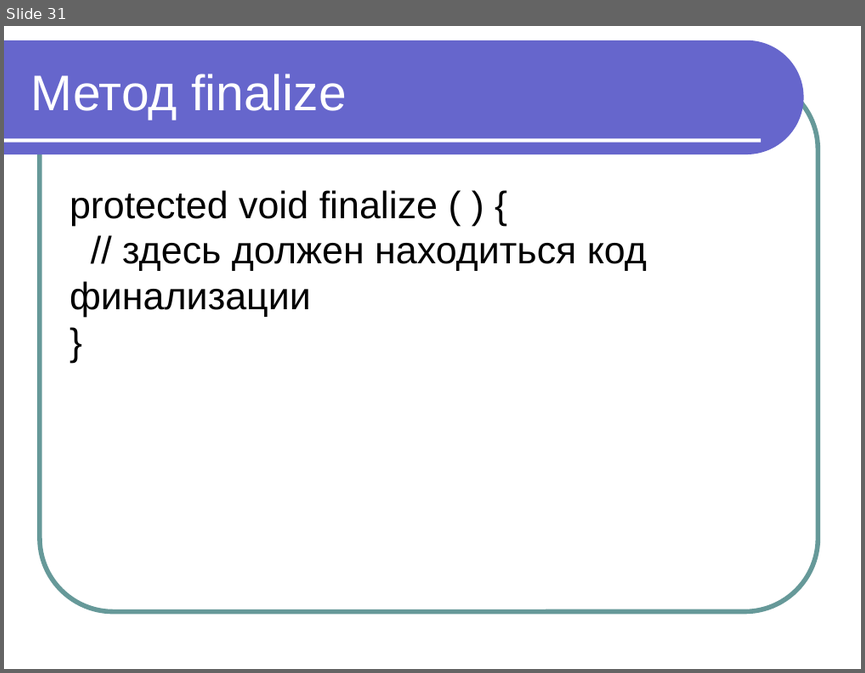
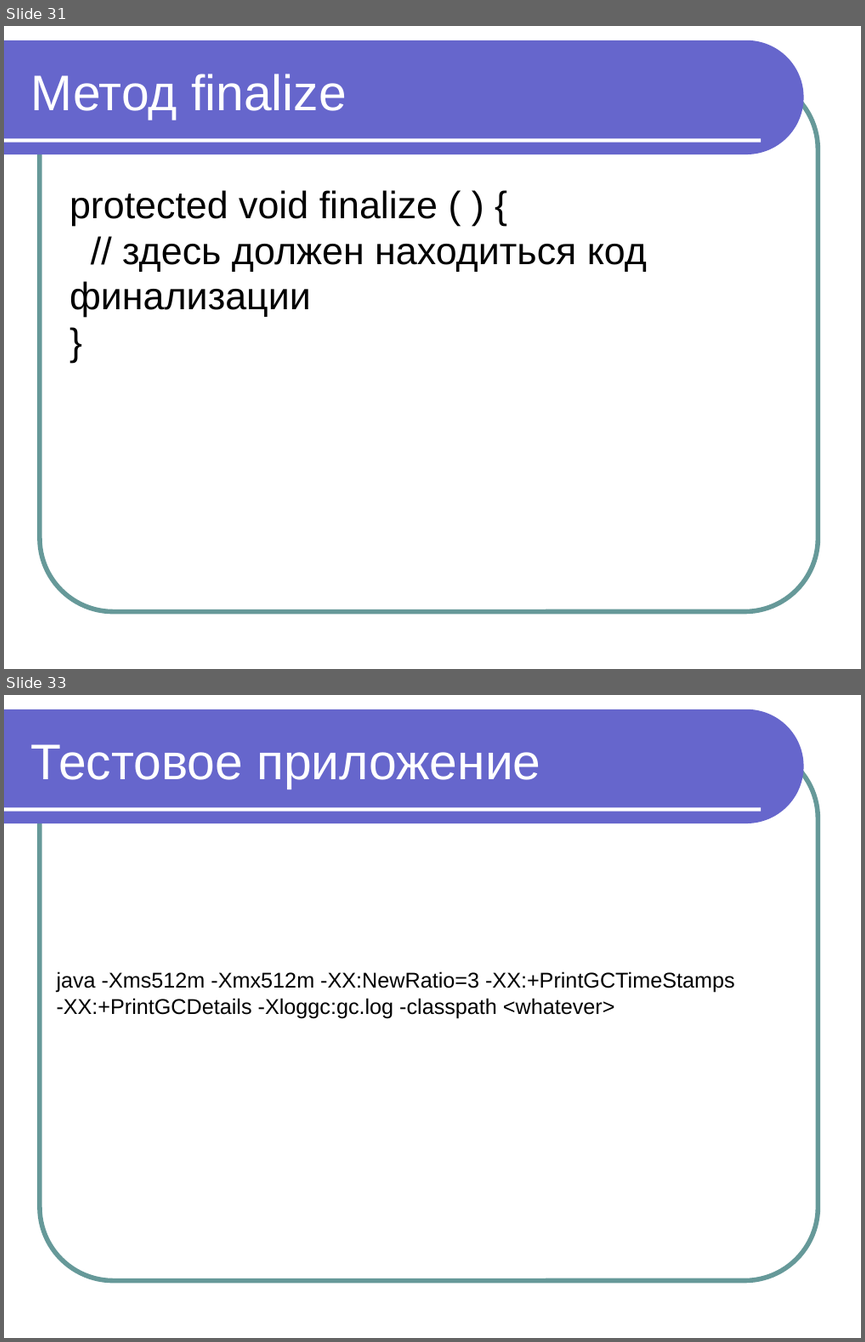
Before and after one commit to maxchv/JavaLessons, a slide deck: Lesson07/Modul 7 OOP chast 5 sborshik musora.ppt. Shown one above the other, each under a label of ours: slide 31 before the commit, slides 31 and 33 after it; the slides between them are not shown. The pictures are 865x673 and 865x1342 pixels, drawn with LibreOffice and Linux fonts; fonts in the diff are those of the drawing. Boxes give left, top, right and bottom in pixels: in the first picture for what was removed or moved away, otherwise in the second. Text is boxed around its words. In the diff, an @@ line names an element or a change of style, - is before the commit and + after.

```diff
--- a/Lesson07/Modul 7 OOP chast 5 sborshik musora.ppt
+++ b/Lesson07/Modul 7 OOP chast 5 sborshik musora.ppt
@@ slide 33 added at [4,695,861,1338], background #FFFFFF; not listed: 3 template elements that a slide beside it also shows @@
@@ text added at [30,744,540,789], 42 pt, text #FFFFFF @@
+Тестовое приложение
@@ text added at [57,971,735,1018], 18 pt, text #000000 @@
+java -Xms512m -Xmx512m -XX:NewRatio=3 -XX:+PrintGCTimeStamps
+-XX:+PrintGCDetails -Xloggc:gc.log -classpath <whatever>
```
Also in this commit, not shown: 1 other slide added, 8 other files.
